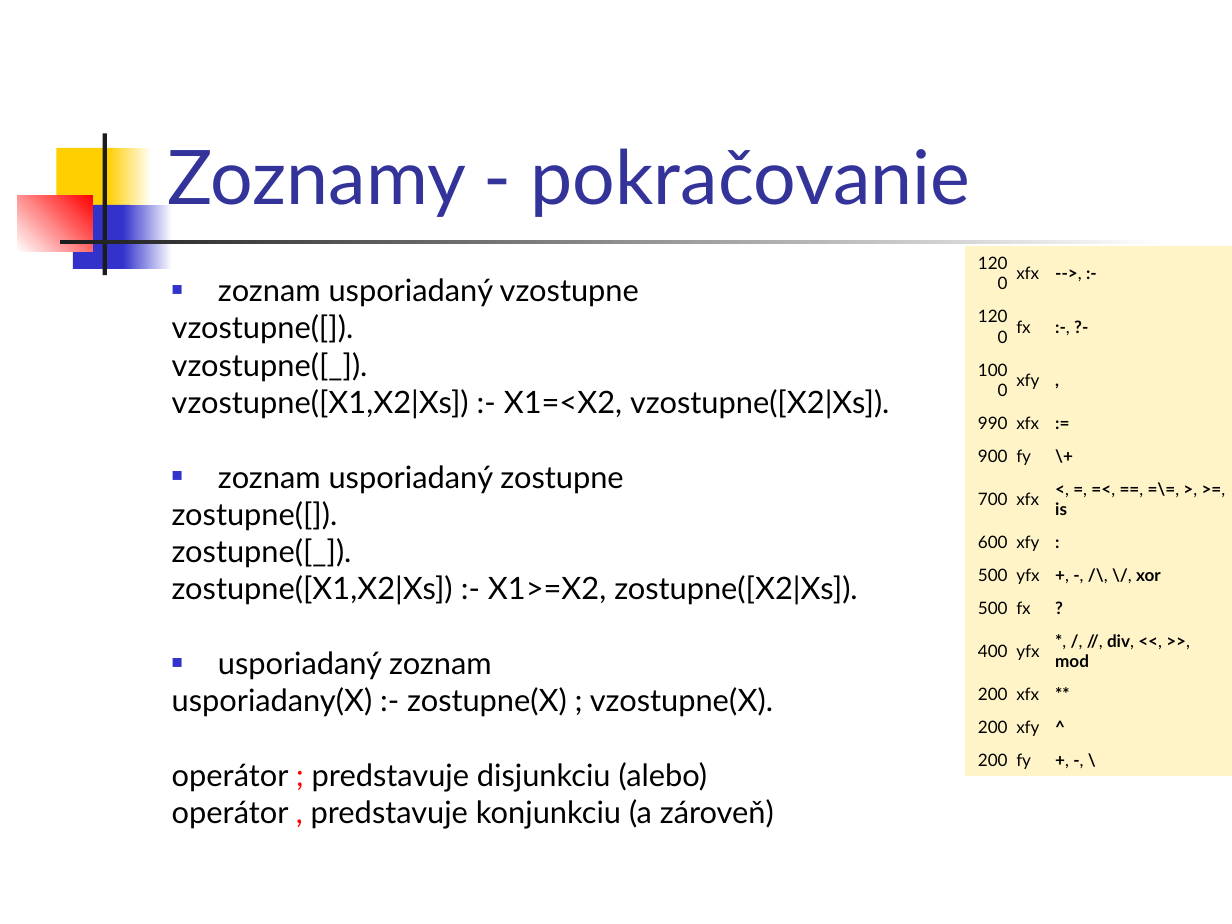
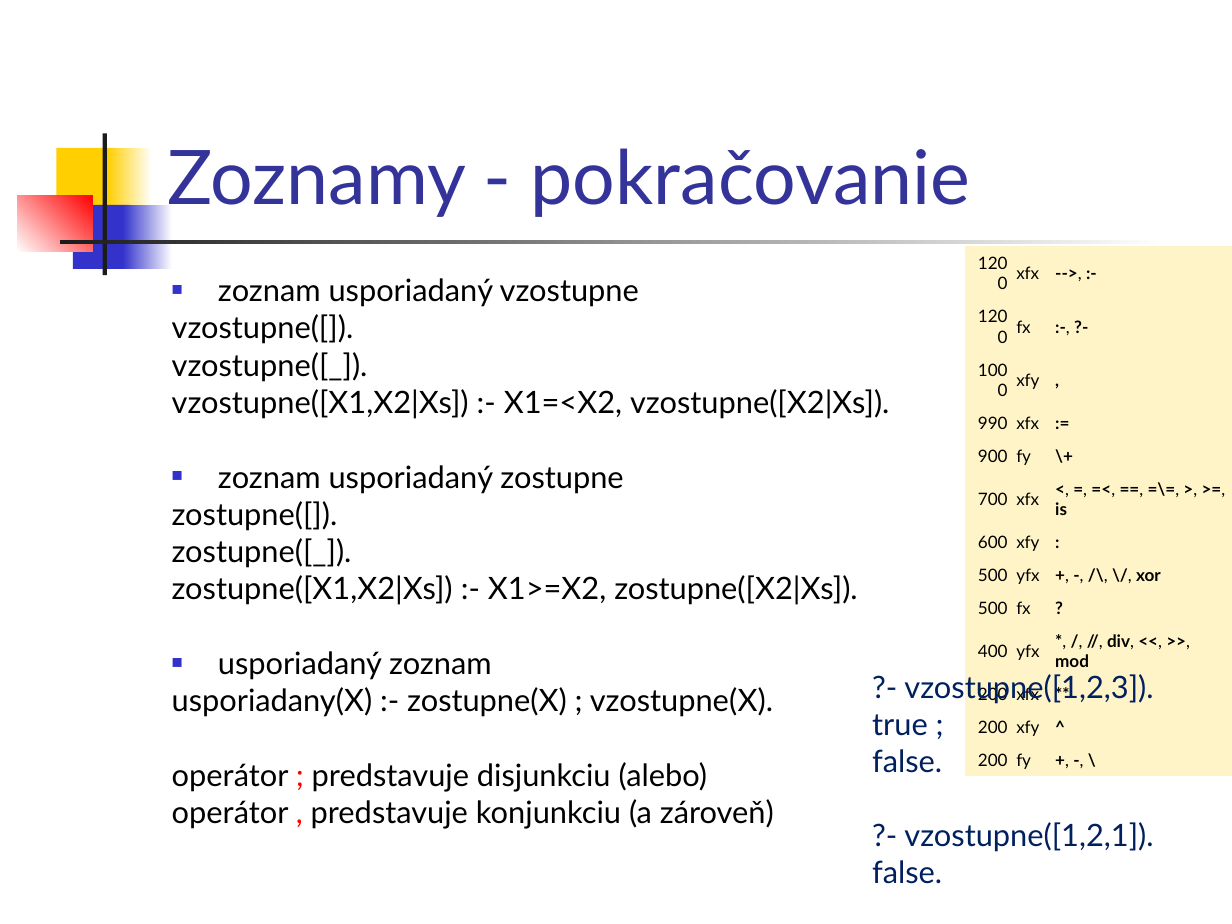
Before and after one commit to paradigmy/Prednasky, a slide deck: slide 13 of 10/logicke1.ppt. Drawn at 1232x924 pixels with LibreOffice and Linux fonts; fonts in the diff are those of the drawing. Boxes give left, top, right and bottom in pixels: in the first picture for what was removed or moved away, otherwise in the second. Text is boxed around its words. In the diff, an @@ line names an element or a change of style, - is before the commit and + after.

```diff
--- a/10/logicke1.ppt
+++ b/10/logicke1.ppt
@@ text added at (x1=872, y1=671, x2=1153, y2=884), 18 pt, text #002060 @@
+?- vzostupne([1,2,3]).
+true ;
+false.
+?- vzostupne([1,2,1]).
+false.
```
Also in this commit, not shown: 6 other slides changed, 1 slide added, 3 other files.
